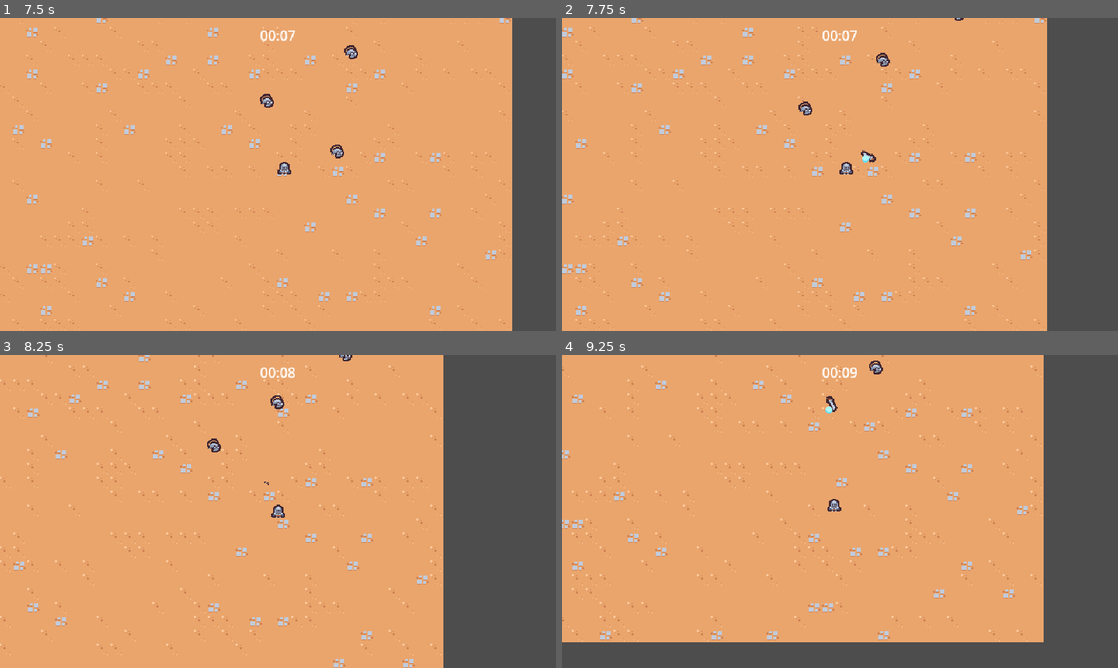
Above: before the commit, frames 1-4 (two rows, left to right).
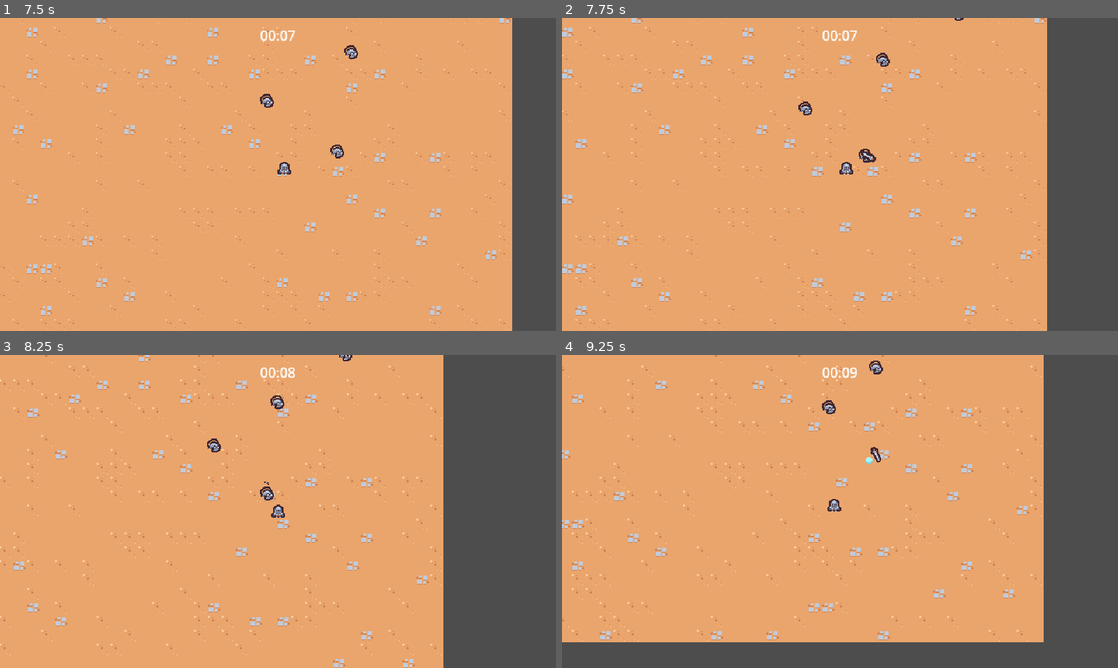
Above: after the commit, the same moments.

Repository: EricksonSiqueira/2DSurvivorsCourse
Game: Godot game, scene res://scenes/main/main.tscn
The game is run twice, just before and just after one commit, with the same random seed, the same clock (stepped at 60 frames per second) and the same inputs.
Inputs:
- Up to frame 1 (7.5 s): hold D (move_right) 0.53-1.28 s; hold S (move_down) 1.28-2.03 s; hold D (move_right) 2.03-2.78 s; hold Up (move_up) 2.78-3.53 s; hold A (move_left) 3.53-5.03 s; hold S (move_down) 5.03-5.78 s; hold D (move_right) 5.78-6.53 s; hold Up (move_up) 6.53-7.28 s; hold D (move_right) from 7.28 s (still down)
- Up to frame 2 (7.75 s): keep holding D (move_right)
- Up to frame 3 (8.25 s): release D (move_right) at 8.03 s; hold S (move_down) from 8.03 s (still down)
- Up to frame 4 (9.25 s): release S (move_down) at 8.78 s; hold A (move_left) from 8.78 s (still down)

Frame 1 is identical in both runs. In frame 2, less than 0.1% of the frame differs, in the area x 53-56%, y 41-47%; in frame 3, less than 0.1%; in frame 4, 0.2%, in the area x 46-58%, y 13-35%.

Commit message:
feat: create damage on abilities

Diff:
--- /dev/null
+++ b/scenes/ability/sword_ability/sword_ability.gd
@@ -0,0 +1,5 @@
+extends Node2D
+
+class_name SwordAbility
+
+@onready var hit_box_component: HitBoxComponent = $HitBoxComponent
--- a/scenes/ability/sword_ability/sword_ability.tscn
+++ b/scenes/ability/sword_ability/sword_ability.tscn
@@ -1,9 +1,50 @@
-[gd_scene load_steps=6 format=3 uid="uid://7a7hcdn7rltn"]
+[gd_scene load_steps=8 format=3 uid="uid://7a7hcdn7rltn"]
 
+[ext_resource type="Script" path="res://scenes/ability/sword_ability/sword_ability.gd" id="1_lu0qg"]
+[ext_resource type="PackedScene" uid="uid://bbmanfmf6oclr" path="res://scenes/component/hit_box_component.tscn" id="1_oqjka"]
 [ext_resource type="Texture2D" uid="uid://bjkgupi4j0lsl" path="res://scenes/ability/sword_ability/sword.png" id="1_slxj4"]
 
-[sub_resource type="RectangleShape2D" id="RectangleShape2D_eb2mk"]
+[sub_resource type="RectangleShape2D" id="RectangleShape2D_i7fdp"]
 size = Vector2(30, 30)
+
+[sub_resource type="Animation" id="Animation_byrfo"]
+length = 0.001
+tracks/0/type = "value"
+tracks/0/imported = false
+tracks/0/enabled = true
+tracks/0/path = NodePath("Sprite2D:rotation")
+tracks/0/interp = 1
+tracks/0/loop_wrap = true
+tracks/0/keys = {
+"times": PackedFloat32Array(0),
+"transitions": PackedFloat32Array(1),
+"update": 0,
+"values": [0.00341739]
+}
+tracks/1/type = "value"
+tracks/1/imported = false
+tracks/1/enabled = true
+tracks/1/path = NodePath("Sprite2D:scale")
+tracks/1/interp = 1
+tracks/1/loop_wrap = true
+tracks/1/keys = {
+"times": PackedFloat32Array(0),
+"transitions": PackedFloat32Array(1),
+"update": 0,
+"values": [Vector2(1, 1)]
+}
+tracks/2/type = "value"
+tracks/2/imported = false
+tracks/2/enabled = true
+tracks/2/path = NodePath("HitBoxComponent/CollisionShape2D:disabled")
+tracks/2/interp = 1
+tracks/2/loop_wrap = true
+tracks/2/keys = {
+"times": PackedFloat32Array(0),
+"transitions": PackedFloat32Array(1),
+"update": 1,
+"values": [true]
+}
 
 [sub_resource type="Animation" id="Animation_eil1v"]
 resource_name = "swing"
@@ -50,7 +91,7 @@
 tracks/3/type = "value"
 tracks/3/imported = false
 tracks/3/enabled = true
-tracks/3/path = NodePath("Area2D/CollisionShape2D:disabled")
+tracks/3/path = NodePath("HitBoxComponent/CollisionShape2D:disabled")
 tracks/3/interp = 1
 tracks/3/loop_wrap = true
 tracks/3/keys = {
@@ -60,45 +101,6 @@
 "values": [true, false, true]
 }
 
-[sub_resource type="Animation" id="Animation_byrfo"]
-length = 0.001
-tracks/0/type = "value"
-tracks/0/imported = false
-tracks/0/enabled = true
-tracks/0/path = NodePath("Sprite2D:rotation")
-tracks/0/interp = 1
-tracks/0/loop_wrap = true
-tracks/0/keys = {
-"times": PackedFloat32Array(0),
-"transitions": PackedFloat32Array(1),
-"update": 0,
-"values": [0.00341739]
-}
-tracks/1/type = "value"
-tracks/1/imported = false
-tracks/1/enabled = true
-tracks/1/path = NodePath("Sprite2D:scale")
-tracks/1/interp = 1
-tracks/1/loop_wrap = true
-tracks/1/keys = {
-"times": PackedFloat32Array(0),
-"transitions": PackedFloat32Array(1),
-"update": 0,
-"values": [Vector2(1, 1)]
-}
-tracks/2/type = "value"
-tracks/2/imported = false
-tracks/2/enabled = true
-tracks/2/path = NodePath("Area2D/CollisionShape2D:disabled")
-tracks/2/interp = 1
-tracks/2/loop_wrap = true
-tracks/2/keys = {
-"times": PackedFloat32Array(0),
-"transitions": PackedFloat32Array(1),
-"update": 1,
-"values": [true]
-}
-
 [sub_resource type="AnimationLibrary" id="AnimationLibrary_a6eh6"]
 _data = {
 "RESET": SubResource("Animation_byrfo"),
@@ -106,14 +108,13 @@
 }
 
 [node name="SwordAbility" type="Node2D"]
+script = ExtResource("1_lu0qg")
 
-[node name="Area2D" type="Area2D" parent="."]
-collision_layer = 4
-collision_mask = 0
+[node name="HitBoxComponent" parent="." instance=ExtResource("1_oqjka")]
 
-[node name="CollisionShape2D" type="CollisionShape2D" parent="Area2D"]
+[node name="CollisionShape2D" type="CollisionShape2D" parent="HitBoxComponent"]
 position = Vector2(15, 0)
-shape = SubResource("RectangleShape2D_eb2mk")
+shape = SubResource("RectangleShape2D_i7fdp")
 disabled = true
 
 [node name="AnimationPlayer" type="AnimationPlayer" parent="."]
--- a/scenes/ability/sword_ability_controller/sword_ability_controller.gd
+++ b/scenes/ability/sword_ability_controller/sword_ability_controller.gd
@@ -3,6 +3,7 @@
 const MAX_RANGE = 150
 
 @export var sword_ability: PackedScene
+var damage = 5
 
 # Called when the node enters the scene tree for the first time.
 func _ready():
@@ -29,8 +30,10 @@
 		return a_distance < b_distance
 	)
 
-	var sword_instance = sword_ability.instantiate() as Node2D
+	var sword_instance = sword_ability.instantiate() as SwordAbility
 	player.get_parent().add_child(sword_instance)
+	sword_instance.hit_box_component.damage = damage
+
 	#Coloca a espada para nascer em cima do inimigo
 	sword_instance.global_position = enemies[0].global_position
 	#Adiciona 4px de distancia entre o inimigo e a espada aleatoriamente num raio de 360graus
--- /dev/null
+++ b/scenes/component/hit_box_component.gd
@@ -0,0 +1,4 @@
+extends Area2D
+class_name HitBoxComponent
+
+var damage = 0
--- /dev/null
+++ b/scenes/component/hit_box_component.tscn
@@ -0,0 +1,8 @@
+[gd_scene load_steps=2 format=3 uid="uid://bbmanfmf6oclr"]
+
+[ext_resource type="Script" path="res://scenes/component/hit_box_component.gd" id="1_4iaa3"]
+
+[node name="HitBoxComponent" type="Area2D"]
+collision_layer = 4
+collision_mask = 0
+script = ExtResource("1_4iaa3")
--- /dev/null
+++ b/scenes/component/hurt_box_component.gd
@@ -0,0 +1,19 @@
+extends Area2D
+class_name HurtBoxComponent
+
+@export var health_component: HealthComponent
+
+func _ready():
+	area_entered.connect(on_area_entered)
+
+
+func on_area_entered(other_area: Area2D):
+	if not other_area is HitBoxComponent:
+		return
+
+	if health_component == null:
+		return
+
+
+	var hit_box_component = other_area as HitBoxComponent
+	health_component.damage(hit_box_component.damage)
--- /dev/null
+++ b/scenes/component/hurt_box_component.tscn
@@ -0,0 +1,8 @@
+[gd_scene load_steps=2 format=3 uid="uid://m2n7a7gm32e7"]
+
+[ext_resource type="Script" path="res://scenes/component/hurt_box_component.gd" id="1_luxcf"]
+
+[node name="HurtBoxComponent" type="Area2D"]
+collision_layer = 0
+collision_mask = 4
+script = ExtResource("1_luxcf")
--- a/scenes/game_object/basic_enemy/basic_enemy.gd
+++ b/scenes/game_object/basic_enemy/basic_enemy.gd
@@ -4,12 +4,6 @@
 
 @onready var health_component: HealthComponent = $HealthComponent
 
-# Called when the node enters the scene tree for the first time.
-func _ready():
-	$Area2D.area_entered.connect(on_area_entered)
-
-
-# Called every frame. 'delta' is the elapsed time since the previous frame.
 func _process(delta):
 	var direction = get_direction_to_player()
 	velocity = direction * MAX_SPEED
@@ -23,6 +17,3 @@
 		return (player_node.global_position - global_position).normalized()
 
 	return Vector2.ZERO
-
-func on_area_entered(other_area: Area2D):
-	health_component.damage(100)
--- a/scenes/game_object/basic_enemy/basic_enemy.tscn
+++ b/scenes/game_object/basic_enemy/basic_enemy.tscn
@@ -1,11 +1,12 @@
-[gd_scene load_steps=7 format=3 uid="uid://dy80dhfmp15mr"]
+[gd_scene load_steps=8 format=3 uid="uid://dy80dhfmp15mr"]
 
 [ext_resource type="Script" path="res://scenes/game_object/basic_enemy/basic_enemy.gd" id="1_ifm7p"]
 [ext_resource type="PackedScene" uid="uid://dggarohbdf04t" path="res://scenes/component/health_component.tscn" id="2_giu3e"]
 [ext_resource type="Texture2D" uid="uid://dxdduqbducyyn" path="res://scenes/game_object/basic_enemy/basic_enemy.png" id="2_usfvk"]
 [ext_resource type="PackedScene" uid="uid://dtcf4kriac3l7" path="res://scenes/component/experience_drop_component.tscn" id="3_2d0ak"]
+[ext_resource type="PackedScene" uid="uid://m2n7a7gm32e7" path="res://scenes/component/hurt_box_component.tscn" id="4_dde60"]
 
-[sub_resource type="CircleShape2D" id="CircleShape2D_ygim6"]
+[sub_resource type="CircleShape2D" id="CircleShape2D_snkyb"]
 radius = 12.0
 
 [sub_resource type="CircleShape2D" id="CircleShape2D_uqmhv"]
@@ -22,13 +23,12 @@
 [node name="ExperienceDropComponent" parent="." node_paths=PackedStringArray("health_component") instance=ExtResource("3_2d0ak")]
 health_component = NodePath("../HealthComponent")
 
-[node name="Area2D" type="Area2D" parent="."]
-collision_layer = 0
-collision_mask = 4
+[node name="HurtBoxComponent" parent="." node_paths=PackedStringArray("health_component") instance=ExtResource("4_dde60")]
+health_component = NodePath("../HealthComponent")
 
-[node name="CollisionShape2D" type="CollisionShape2D" parent="Area2D"]
+[node name="CollisionShape2D" type="CollisionShape2D" parent="HurtBoxComponent"]
 position = Vector2(0, -5)
-shape = SubResource("CircleShape2D_ygim6")
+shape = SubResource("CircleShape2D_snkyb")
 
 [node name="Sprite2D" type="Sprite2D" parent="."]
 texture = ExtResource("2_usfvk")
